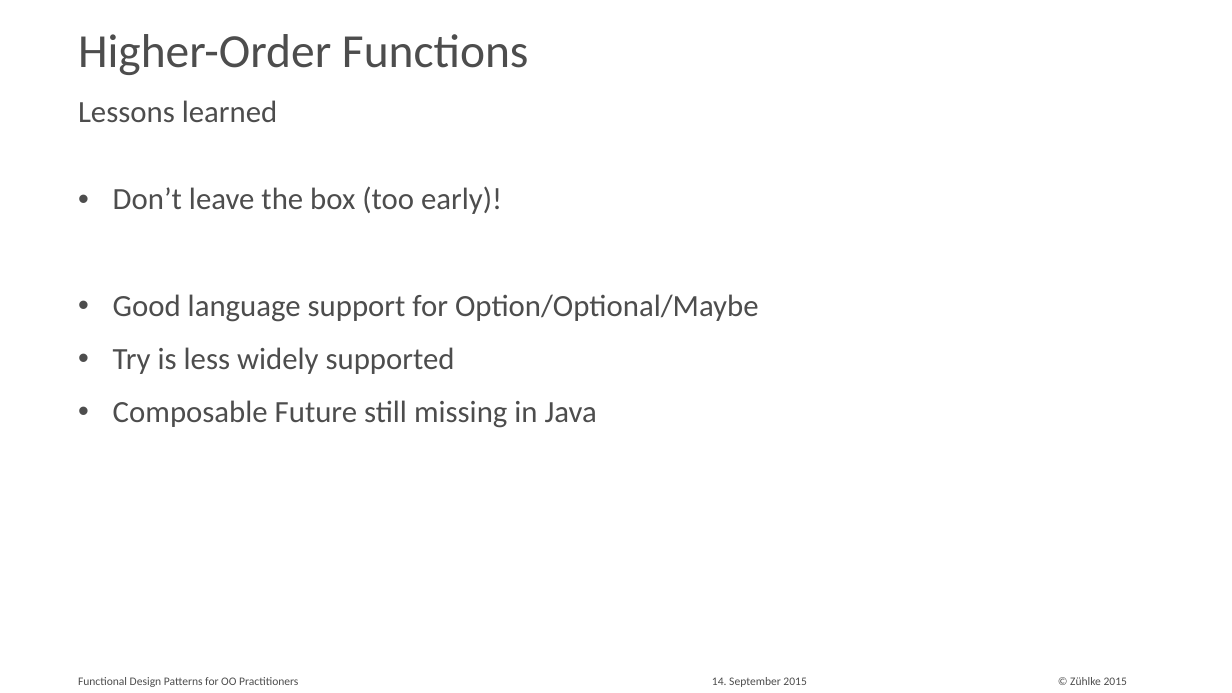
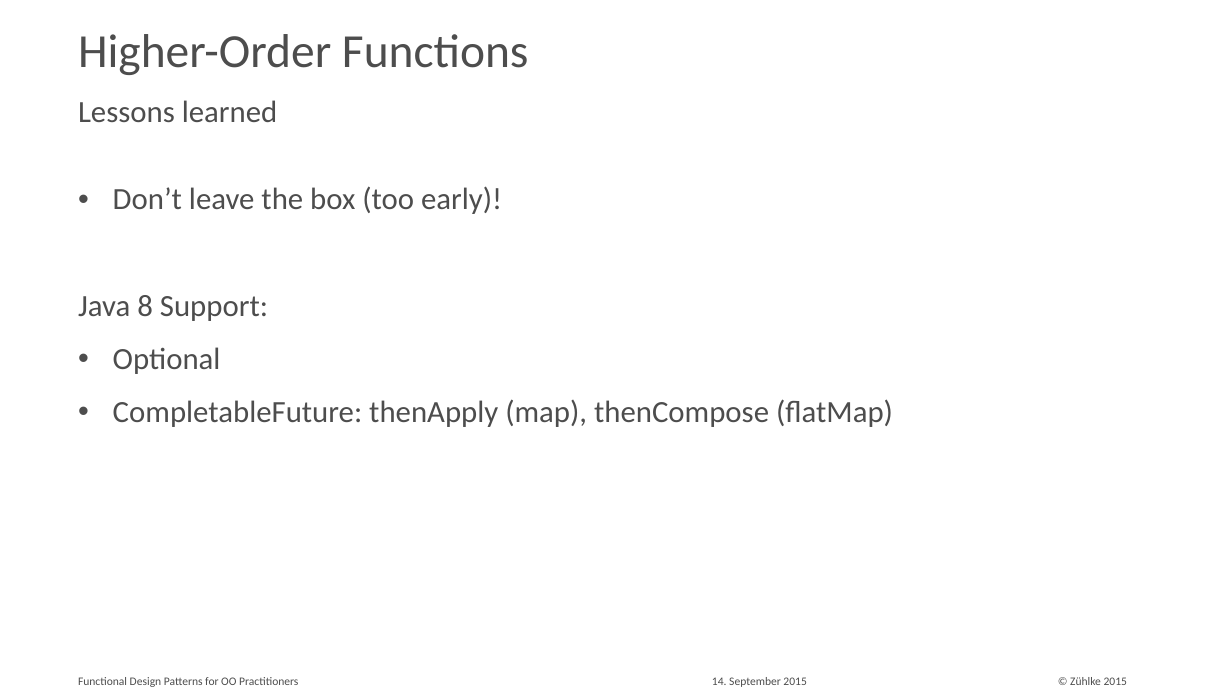
Before and after one commit to aax/zdays-fp-patterns, a slide deck: slide 23 of Functional Design Patterns for OO Practitioners.pptx. Drawn at 1232x693 pixels with LibreOffice and Linux fonts; fonts in the diff are those of the drawing. Boxes give left, top, right and bottom in pixels: in the first picture for what was removed or moved away, otherwise in the second. Text is boxed around its words. In the diff, an @@ line names an element or a change of style, - is before the commit and + after.

Commit message:
futures example & more introduction

```diff
--- a/Functional Design Patterns for OO Practitioners.pptx
+++ b/Functional Design Patterns for OO Practitioners.pptx
@@ text at (78, 295, 893, 427): text changed @@
-• Good language support for Option/Optional/Maybe
-• Try is less widely supported
-• Composable Future still missing in Java
+Java 8 Support:
+• Optional
+• CompletableFuture: thenApply (map), thenCompose (flatMap)
```
Also in this commit, not shown: 8 other slides changed, 3 other files.
